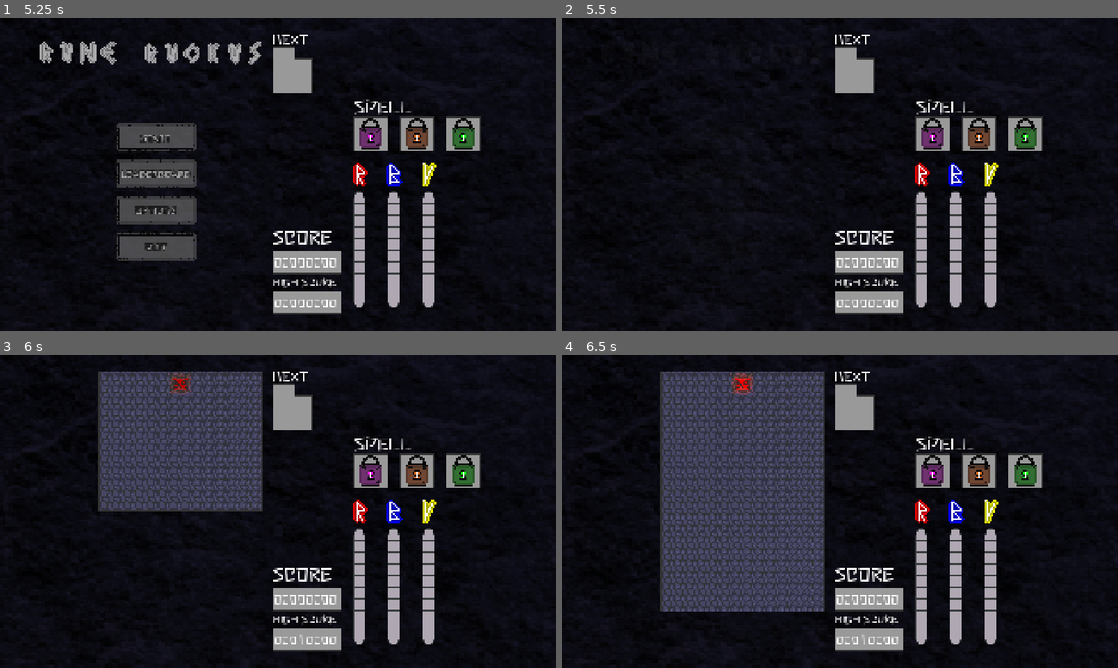
Above: before the commit, frames 1-4 (two rows, left to right).
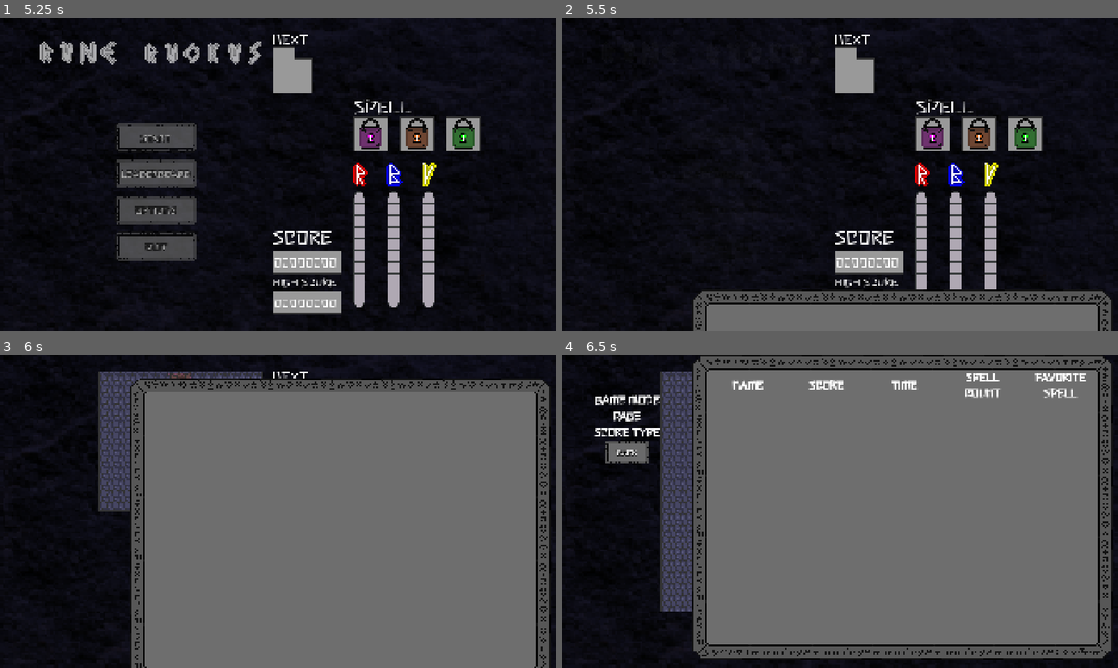
Above: after the commit, the same moments.

Repository: dreamblader/rune_ruckus
Game: Godot game, scene res://splash/splash_scene.tscn
The game is run twice, just before and just after one commit, with the same random seed, the same clock (stepped at 60 frames per second) and the same inputs.
Inputs (mouse positions are in pixels of both pictures, inside the frame that each line leads up to):
- Up to frame 1 (5.25 s): tap Enter (ui_accept) at 0.5, 0.77, 1.52, 2, 2.75, 3.02, 3.5, 3.77, 4.25, 4.52 s; move the mouse to (400, 158) at 0.52 s; hold Right (ui_right) 0.53-1.28 s; hold Space (spell) 0.53-1.28 s; click (400, 158) at 0.67 s; move the mouse to (166, 190) at 1.27 s; hold Down (ui_down) 1.28-2.03 s; tap S (drop) at 1.35 s; tap Space (spell) every 0.75 s from 1.55 to 4.55 s; move the mouse to (333, 105) at 2.02 s; hold Right (ui_right) 2.03-2.78 s; hold Q (move_spell_l) 2.03-2.78 s; move the mouse to (250, 237) at 2.77 s; hold Up (ui_up) 2.78-3.53 s; tap E (move_spell_r) at 2.85 s; click (250, 237) at 2.92 s; move the mouse to (444, 221) at 3.52 s; hold A (rotate_l) 3.53-4.28 s; hold Left (ui_left) 3.53-5.03 s; move the mouse to (111, 127) at 4.27 s; tap D (rotate_r) at 4.35 s; move the mouse to (305, 174) at 5.02 s; hold Down (ui_down) from 5.03 s (still down); hold Space (spell) from 5.03 s (still down); click (305, 174) at 5.17 s
- Up to frame 2 (5.5 s): keep holding Down (ui_down); keep holding Space (spell)
- Up to frame 3 (6 s): move the mouse to (194, 433) at 5.77 s; release Down (ui_down) at 5.78 s; release Space (spell) at 5.78 s; hold Right (ui_right) from 5.78 s (still down); tap Space (spell) at 5.85 s
- Up to frame 4 (6.5 s): keep holding Right (ui_right); tap Enter (ui_accept) at 6.02 s

Frame 1 is identical in both runs. In frame 2, 8.8% of the frame differs, in the area x 23-99%, y 86-100%; in frame 3, 67%; in frame 4, 70%, in the area x 5-100%, y 0-98%.

Commit message:
getting back on track

Diff:
--- a/ui/menu/score_menu/score_menu_scene.tscn
+++ b/ui/menu/score_menu/score_menu_scene.tscn
@@ -6,6 +6,7 @@
 [ext_resource type="FontFile" uid="uid://qm41pjw6s1wh" path="res://font/Stick-Regular.ttf" id="4_ijf4m"]
 [ext_resource type="PackedScene" uid="uid://brrndyodfxrpl" path="res://ui/menu/score_menu/line_edit_scene.tscn" id="5_i3srx"]
 [ext_resource type="PackedScene" uid="uid://cb1mx7sweiycm" path="res://ui/menu/score_menu/label_menu_button_scene.tscn" id="6_i3srx"]
+[ext_resource type="PackedScene" uid="uid://cwk18juqak2d2" path="res://ui/rune_tablet/rune_tablet_scene.tscn" id="7_vk5bk"]
 
 [sub_resource type="ShaderMaterial" id="ShaderMaterial_ijf4m"]
 resource_local_to_scene = true
@@ -79,7 +80,7 @@
 tracks/3/type = "value"
 tracks/3/imported = false
 tracks/3/enabled = true
-tracks/3/path = NodePath("MarginContainer:modulate")
+tracks/3/path = NodePath("ScoreTablet:modulate")
 tracks/3/interp = 1
 tracks/3/loop_wrap = true
 tracks/3/keys = {
@@ -127,7 +128,7 @@
 tracks/7/type = "value"
 tracks/7/imported = false
 tracks/7/enabled = true
-tracks/7/path = NodePath("MarginContainer:size")
+tracks/7/path = NodePath("ScoreTablet:size")
 tracks/7/interp = 1
 tracks/7/loop_wrap = true
 tracks/7/keys = {
@@ -139,7 +140,7 @@
 tracks/8/type = "value"
 tracks/8/imported = false
 tracks/8/enabled = true
-tracks/8/path = NodePath("MarginContainer:position")
+tracks/8/path = NodePath("ScoreTablet:position")
 tracks/8/interp = 1
 tracks/8/loop_wrap = true
 tracks/8/keys = {
@@ -151,7 +152,7 @@
 tracks/9/type = "value"
 tracks/9/imported = false
 tracks/9/enabled = true
-tracks/9/path = NodePath("MarginContainer/VBoxContainer/DetailInfo:visible")
+tracks/9/path = NodePath("ScoreTablet/VBoxContainer/DetailInfo:visible")
 tracks/9/interp = 1
 tracks/9/loop_wrap = true
 tracks/9/keys = {
@@ -159,6 +160,30 @@
 "transitions": PackedFloat32Array(1),
 "update": 1,
 "values": [false]
+}
+tracks/10/type = "value"
+tracks/10/imported = false
+tracks/10/enabled = true
+tracks/10/path = NodePath("ScoreToolMenu:visible")
+tracks/10/interp = 1
+tracks/10/loop_wrap = true
+tracks/10/keys = {
+"times": PackedFloat32Array(0),
+"transitions": PackedFloat32Array(1),
+"update": 1,
+"values": [false]
+}
+tracks/11/type = "value"
+tracks/11/imported = false
+tracks/11/enabled = true
+tracks/11/path = NodePath("ScoreToolMenu:modulate")
+tracks/11/interp = 1
+tracks/11/loop_wrap = true
+tracks/11/keys = {
+"times": PackedFloat32Array(0),
+"transitions": PackedFloat32Array(1),
+"update": 0,
+"values": [Color(1, 1, 1, 1)]
 }
 
 [sub_resource type="Animation" id="Animation_vk5bk"]
@@ -203,7 +228,7 @@
 tracks/3/type = "value"
 tracks/3/imported = false
 tracks/3/enabled = true
-tracks/3/path = NodePath("MarginContainer:modulate")
+tracks/3/path = NodePath("ScoreTablet:modulate")
 tracks/3/interp = 1
 tracks/3/loop_wrap = true
 tracks/3/keys = {
@@ -215,7 +240,7 @@
 tracks/4/type = "value"
 tracks/4/imported = false
 tracks/4/enabled = true
-tracks/4/path = NodePath("MarginContainer/VBoxContainer/DetailInfo:visible")
+tracks/4/path = NodePath("ScoreTablet/VBoxContainer/DetailInfo:visible")
 tracks/4/interp = 1
 tracks/4/loop_wrap = true
 tracks/4/keys = {
@@ -238,7 +263,7 @@
 "times": PackedFloat32Array(0),
 "transitions": PackedFloat32Array(1),
 "update": 0,
-"values": [Vector2(290, 200)]
+"values": [Vector2(290, 210)]
 }
 tracks/1/type = "value"
 tracks/1/imported = false
@@ -250,12 +275,12 @@
 "times": PackedFloat32Array(0, 1),
 "transitions": PackedFloat32Array(2, 2),
 "update": 0,
-"values": [Vector2(250, 1200), Vector2(250, 0)]
+"values": [Vector2(450, 1200), Vector2(450, 0)]
 }
 tracks/2/type = "value"
 tracks/2/imported = false
 tracks/2/enabled = true
-tracks/2/path = NodePath("MarginContainer:modulate")
+tracks/2/path = NodePath("ScoreTablet:modulate")
 tracks/2/interp = 1
 tracks/2/loop_wrap = true
 tracks/2/keys = {
@@ -267,31 +292,31 @@
 tracks/3/type = "value"
 tracks/3/imported = false
 tracks/3/enabled = true
-tracks/3/path = NodePath("MarginContainer:size")
+tracks/3/path = NodePath("ScoreTablet:size")
 tracks/3/interp = 1
 tracks/3/loop_wrap = true
 tracks/3/keys = {
 "times": PackedFloat32Array(0, 0.5),
 "transitions": PackedFloat32Array(1, 1),
 "update": 0,
-"values": [Vector2(701, 1075), Vector2(1457, 1001)]
+"values": [Vector2(701, 1075), Vector2(1457, 1060)]
 }
 tracks/4/type = "value"
 tracks/4/imported = false
 tracks/4/enabled = true
-tracks/4/path = NodePath("MarginContainer:position")
+tracks/4/path = NodePath("ScoreTablet:position")
 tracks/4/interp = 1
 tracks/4/loop_wrap = true
 tracks/4/keys = {
 "times": PackedFloat32Array(0, 0.5),
 "transitions": PackedFloat32Array(1, 1),
 "update": 0,
-"values": [Vector2(1203, 0), Vector2(253, -10)]
+"values": [Vector2(1203, 0), Vector2(453, -10)]
 }
 tracks/5/type = "value"
 tracks/5/imported = false
 tracks/5/enabled = true
-tracks/5/path = NodePath("MarginContainer/VBoxContainer/DetailInfo:visible")
+tracks/5/path = NodePath("ScoreTablet/VBoxContainer/DetailInfo:visible")
 tracks/5/interp = 1
 tracks/5/loop_wrap = true
 tracks/5/keys = {
@@ -299,6 +324,30 @@
 "transitions": PackedFloat32Array(1),
 "update": 1,
 "values": [false]
+}
+tracks/6/type = "value"
+tracks/6/imported = false
+tracks/6/enabled = true
+tracks/6/path = NodePath("ScoreToolMenu:visible")
+tracks/6/interp = 1
+tracks/6/loop_wrap = true
+tracks/6/keys = {
+"times": PackedFloat32Array(0, 1),
+"transitions": PackedFloat32Array(1, 1),
+"update": 1,
+"values": [false, true]
+}
+tracks/7/type = "value"
+tracks/7/imported = false
+tracks/7/enabled = true
+tracks/7/path = NodePath("ScoreToolMenu:modulate")
+tracks/7/interp = 1
+tracks/7/loop_wrap = true
+tracks/7/keys = {
+"times": PackedFloat32Array(0, 1, 1.25),
+"transitions": PackedFloat32Array(1, 1, 1),
+"update": 0,
+"values": [Color(1, 1, 1, 0), Color(1, 1, 1, 0), Color(1, 1, 1, 0.9647059)]
 }
 
 [sub_resource type="AnimationLibrary" id="AnimationLibrary_02dk7"]
@@ -336,7 +385,7 @@
 axis_stretch_horizontal = 2
 axis_stretch_vertical = 2
 
-[node name="MarginContainer" type="MarginContainer" parent="." unique_id=818990697]
+[node name="ScoreTablet" type="MarginContainer" parent="." unique_id=818990697]
 modulate = Color(1, 1, 1, 0)
 anchors_preset = 15
 anchor_right = 1.0
@@ -351,38 +400,16 @@
 theme_override_constants/margin_right = 55
 theme_override_constants/margin_bottom = 50
 
-[node name="VBoxContainer" type="VBoxContainer" parent="MarginContainer" unique_id=803326700]
-layout_mode = 2
-
-[node name="GridContainer" type="GridContainer" parent="MarginContainer/VBoxContainer" unique_id=212000275]
+[node name="VBoxContainer" type="VBoxContainer" parent="ScoreTablet" unique_id=803326700]
+layout_mode = 2
+
+[node name="GridContainer" type="GridContainer" parent="ScoreTablet/VBoxContainer" unique_id=212000275]
 unique_name_in_owner = true
 layout_mode = 2
 size_flags_vertical = 3
 columns = 2
 
-[node name="Name" type="Label" parent="MarginContainer/VBoxContainer/GridContainer" unique_id=1070923777]
-layout_mode = 2
-size_flags_horizontal = 3
-size_flags_vertical = 1
-theme_override_colors/font_outline_color = Color(1, 1, 1, 1)
-theme_override_constants/outline_size = 5
-theme_override_fonts/font = ExtResource("4_ijf4m")
-theme_override_font_sizes/font_size = 35
-text = "NAME"
-horizontal_alignment = 1
-
-[node name="Score" type="Label" parent="MarginContainer/VBoxContainer/GridContainer" unique_id=693951022]
-layout_mode = 2
-size_flags_horizontal = 3
-size_flags_vertical = 1
-theme_override_colors/font_outline_color = Color(1, 1, 1, 1)
-theme_override_constants/outline_size = 5
-theme_override_fonts/font = ExtResource("4_ijf4m")
-theme_override_font_sizes/font_size = 35
-text = "SCORE"
-horizontal_alignment = 1
-
-[node name="DetailInfo" type="Label" parent="MarginContainer/VBoxContainer" unique_id=1339619907]
+[node name="DetailInfo" type="Label" parent="ScoreTablet/VBoxContainer" unique_id=1339619907]
 visible = false
 layout_mode = 2
 theme_override_fonts/font = ExtResource("4_ijf4m")
@@ -459,6 +486,48 @@
 focus_neighbor_bottom = NodePath("../LineEdit")
 text = "SKIP"
 
+[node name="ScoreToolMenu" type="VBoxContainer" parent="." unique_id=1791956900]
+unique_name_in_owner = true
+visible = false
+offset_top = 128.0
+offset_right = 449.0
+offset_bottom = 1083.0
+
+[node name="GameModeLabel" type="Label" parent="ScoreToolMenu" unique_id=1798911122]
+layout_mode = 2
+theme_override_colors/font_outline_color = Color(1, 1, 1, 1)
+theme_override_constants/outline_size = 5
+theme_override_fonts/font = ExtResource("4_ijf4m")
+theme_override_font_sizes/font_size = 35
+text = "GAME MODE"
+horizontal_alignment = 1
+
+[node name="PageLabel" type="Label" parent="ScoreToolMenu" unique_id=206585111]
+layout_mode = 2
+theme_override_colors/font_outline_color = Color(1, 1, 1, 1)
+theme_override_constants/outline_size = 5
+theme_override_fonts/font = ExtResource("4_ijf4m")
+theme_override_font_sizes/font_size = 35
+text = "PAGE"
+horizontal_alignment = 1
+
+[node name="ScoreTypeLabel" type="Label" parent="ScoreToolMenu" unique_id=714704537]
+layout_mode = 2
+theme_override_colors/font_outline_color = Color(1, 1, 1, 1)
+theme_override_constants/outline_size = 5
+theme_override_fonts/font = ExtResource("4_ijf4m")
+theme_override_font_sizes/font_size = 35
+text = "SCORE TYPE"
+horizontal_alignment = 1
+
+[node name="Back" parent="ScoreToolMenu" unique_id=2072040127 instance=ExtResource("7_vk5bk")]
+unique_name_in_owner = true
+custom_minimum_size = Vector2(150, 0)
+layout_mode = 2
+size_flags_horizontal = 4
+focus_neighbor_top = NodePath("../QUIT")
+display_text = "BACK"
+
 [connection signal="animation_finished" from="AnimationPlayer" to="." method="_on_animation_player_animation_finished"]
 [connection signal="focus_entered" from="Content/MarginContainer/MenuContainer/Menu/LineEdit" to="." method="_on_line_edit_focus_entered"]
 [connection signal="focus_exited" from="Content/MarginContainer/MenuContainer/Menu/LineEdit" to="." method="_on_line_edit_focus_exited"]
--- a/ui/menu/score_menu/score_menu_script.gd
+++ b/ui/menu/score_menu/score_menu_script.gd
@@ -13,11 +13,15 @@
 
 
 @export var save_view_page_size: int = 13
-
+@export var view_page_size: int = 15
+@export var max_view_pages: int = 2
+
+var current_view_page: int = 1
 var score_data: ScoreData
 var current_mode : GameData.GAMEMODE = GameData.GAMEMODE.A
 var rank_info_text: String = "You got %s place on the Score Rank\nPlease input your name to save your score\n"
 var detail_info_text: String = "Time Played: %s\nUsed spells %d times\nMost used spell was %s"
+var headers:Array[String] = ["NAME", "SCORE", "TIME", "SPELL\nCOUNT", "FAVORITE\nSPELL"]
 
 var tween: Tween
 var current_player_name_label:Label = null
@@ -30,6 +34,7 @@
 func _ready() -> void:
 	#DEBUG
 	#start_record(GameData.GAMEMODE.A,-1,1000,{}, 5.3)
+	start_view()
 	pass
 
 
@@ -42,6 +47,8 @@
 	content_record_box.visible = true
 	enter_name_edit.visible = true
 	save_option.visible = true
+	board.columns = 2
+	add_board_headers(headers.slice(0, 2))
 
 	if rank <= 0 || rank > GameData.MAX_BOARD_SIZE:
 		setup_record_low_rank()
@@ -105,9 +112,16 @@
 	populate_board(scores, rank, l+2)
 
 
+func add_board_headers(selected_headers:Array[String]) -> void:
+	for text in selected_headers:
+		var label = generate_score_label(text)
+		board.add_child(label)
+
+
 func populate_board(score_list, current_rank:int = -1, start_rank:int = 1) -> void:
 	var r = start_rank
-	for score in score_list:
+
+	for score:ScoreData in score_list:
 		var name_text = "%s -  %s" % [get_ordinal(r), score.player_name]
 		var name_label = generate_score_label(name_text)
 		var score_label = generate_score_label(str(score.score))
@@ -117,6 +131,14 @@
 			add_blink_tween_to_label(score_label)
 		board.add_child(name_label)
 		board.add_child(score_label)
+
+		if board.columns > 2:
+			var time_label = generate_score_label(score.game_time)
+			var spell_num_label = generate_score_label(str(score.spells_cast))
+			var spell_most_used_label = generate_score_label(score.most_used_spell)
+			board.add_child(time_label)
+			board.add_child(spell_num_label)
+			board.add_child(spell_most_used_label)
 		r+=1
 
 
@@ -146,10 +168,17 @@
 
 
 func start_view() -> void:
+	var pages = []
 	animation.play("enter_menu_mode")
 	content_record_box.visible = false
 	self.visible = true
-	populate_board(GameData.view_board["A"])
+	board.columns = 5
+	add_board_headers(headers)
+	for i in range(max_view_pages):
+		pages.append(GameData.view_board["A"].slice(i*view_page_size, view_page_size*(i+1)))
+	#TODO is ust showing 14 because there is just 14 stuff
+	#TODO Disable Page 2 if size is smaller than 15
+	populate_board(pages[current_view_page])
 
 
 func get_ordinal(num:int) -> String:
@@ -225,7 +254,7 @@
 	self.visible = false
 	self.modulate.a = 1
 	enter_name_edit.clear()
-	var score_labels = board.get_children().slice(2)
+	var score_labels = board.get_children()
 	for label in score_labels:
 		label.queue_free()
 	dismiss.emit()
@@ -268,6 +297,7 @@
 func _on_save_selected() -> void:
 	score_data.player_name = enter_name_edit.text
 	GameData.add_player_score(current_mode, score_data)
+	#TRANSITION TO ANOTHER MENU TO REMOVE DEATH MENU
 	end_menu()
 
 
